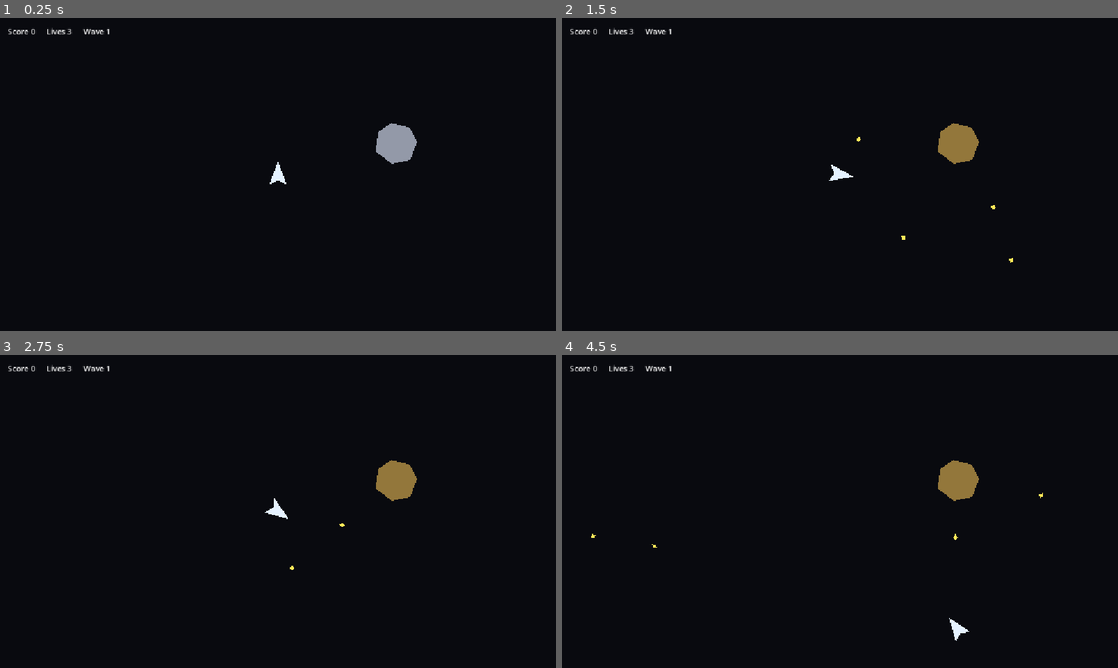
Above: before the commit, frames 1-4 (two rows, left to right).
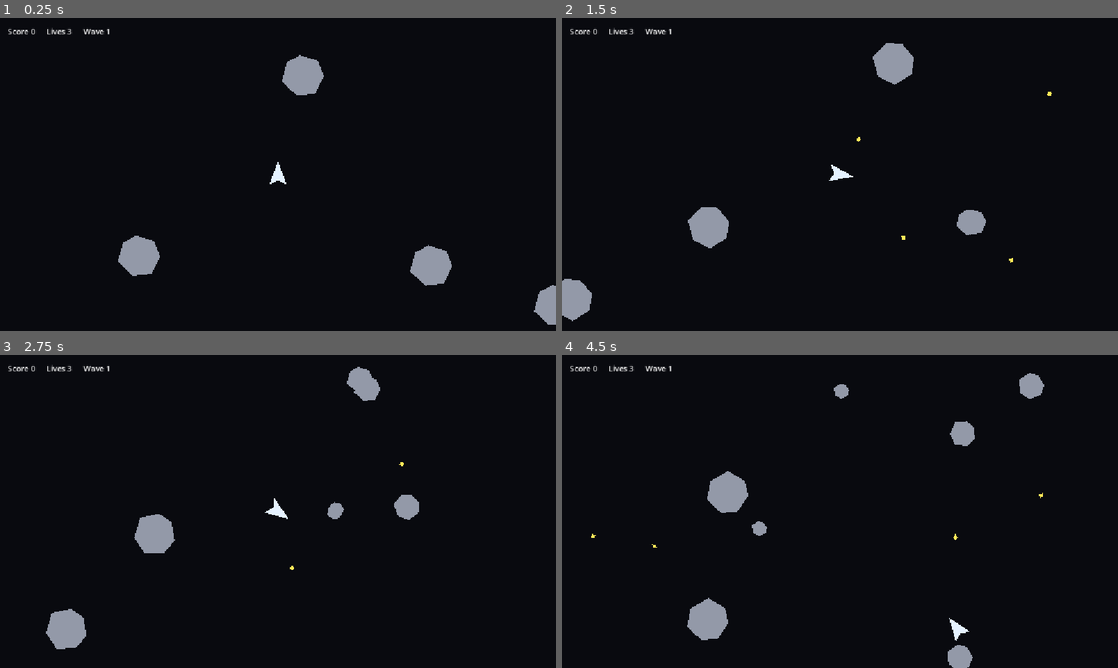
Above: after the commit, the same moments.

Repository: mule/asteroids-android-godot
Game: Godot game, scene res://scenes/game/Main.tscn
Two runs of this game, one before a commit and one after it. Both use one fixed random seed, a clock stepped at 60 frames per second and the inputs below.
Inputs:
- Up to frame 1 (0.25 s): no input
- Up to frame 2 (1.5 s): hold Right (rotate_right) 0.53-1.28 s; hold Space (shoot) 0.53-1.28 s; hold Left (rotate_left) from 1.28 s (still down); tap Space (shoot) at 1.35 s
- Up to frame 3 (2.75 s): release Left (rotate_left) at 2.03 s; hold Right (rotate_right) from 2.03 s (still down); hold Space (shoot) from 2.03 s (still down)
- Up to frame 4 (4.5 s): release Right (rotate_right) at 2.78 s; release Space (shoot) at 2.78 s; hold Up (thrust) 2.78-3.53 s; tap Space (shoot) at 2.85, 4.35 s; hold Space (shoot) 3.53-4.28 s; hold Left (rotate_left) from 3.53 s (still down)

The runs differ from the first frame. In frame 1, 3.2% of the frame differs, in the area x 21-100%, y 11-98%; in frame 2, 3.0%; in frame 3, 2.9%; in frame 4, 3.1%.

Commit message:
Implement asteroid spawning and splitting

Diff:
--- a/scenes/game/Game.tscn
+++ b/scenes/game/Game.tscn
@@ -11,6 +11,7 @@
 
 [node name="Game" type="Node2D"]
 script = ExtResource("1_m6aai")
+asteroid_scene = ExtResource("3_tct56")
 bullet_scene = ExtResource("4_1nphu")
 
 [node name="Background" type="ColorRect" parent="."]
@@ -32,7 +33,4 @@
 [node name="PlayerShip" parent="Entities" instance=ExtResource("2_mgmqj")]
 position = Vector2(576, 324)
 
-[node name="Asteroid" parent="Entities" instance=ExtResource("3_tct56")]
-position = Vector2(820, 260)
-
 [node name="Hud" parent="." instance=ExtResource("5_nl3g0")]
--- a/scripts/asteroid.gd
+++ b/scripts/asteroid.gd
@@ -1,16 +1,96 @@
 extends Area2D
 
 
-signal bullet_hit(bullet: Area2D)
+signal destroyed(asteroid: Area2D, size_tier: int, hit_position: Vector2, incoming_velocity: Vector2)
 
+enum AsteroidSize {
+	LARGE,
+	MEDIUM,
+	SMALL,
+}
+
+@export_enum("Large", "Medium", "Small") var size_tier: int = AsteroidSize.LARGE
 @export var drift_speed: float = 90.0
 @export var rotation_speed_degrees: float = 25.0
+@export var wrap_margin: float = 48.0
+
+@onready var rock_shape: Polygon2D = $RockShape
+@onready var collision_shape: CollisionShape2D = $CollisionShape2D
+
+var velocity: Vector2 = Vector2.ZERO
 
 
 func _ready() -> void:
-	pass
+	_apply_size_tier()
+
+
+func _physics_process(delta: float) -> void:
+	position += velocity * delta
+	rotation += deg_to_rad(rotation_speed_degrees) * delta
+	_wrap_to_visible_viewport()
+
+
+func setup(tier: int, initial_velocity: Vector2) -> void:
+	size_tier = tier
+	velocity = initial_velocity
+
+	if is_node_ready():
+		_apply_size_tier()
+
+
+func get_next_size_tier() -> int:
+	return size_tier + 1
+
+
+func can_split() -> bool:
+	return size_tier < AsteroidSize.SMALL
 
 
 func handle_bullet_hit(bullet: Area2D) -> void:
-	bullet_hit.emit(bullet)
-	modulate = Color(1.0, 0.78, 0.35, 1.0)
+	destroyed.emit(self, size_tier, global_position, velocity)
+	queue_free()
+
+
+func _apply_size_tier() -> void:
+	rock_shape.scale = Vector2.ONE * _get_visual_scale()
+
+	if collision_shape.shape is CircleShape2D:
+		var circle_shape := collision_shape.shape.duplicate() as CircleShape2D
+		circle_shape.radius = _get_collision_radius()
+		collision_shape.shape = circle_shape
+
+
+func _get_visual_scale() -> float:
+	match size_tier:
+		AsteroidSize.LARGE:
+			return 1.0
+		AsteroidSize.MEDIUM:
+			return 0.62
+		_:
+			return 0.36
+
+
+func _get_collision_radius() -> float:
+	match size_tier:
+		AsteroidSize.LARGE:
+			return 44.0
+		AsteroidSize.MEDIUM:
+			return 28.0
+		_:
+			return 16.0
+
+
+func _wrap_to_visible_viewport() -> void:
+	var viewport_rect := get_viewport_rect()
+	var min_position := viewport_rect.position - Vector2.ONE * wrap_margin
+	var max_position := viewport_rect.position + viewport_rect.size + Vector2.ONE * wrap_margin
+
+	if position.x < min_position.x:
+		position.x = max_position.x
+	elif position.x > max_position.x:
+		position.x = min_position.x
+
+	if position.y < min_position.y:
+		position.y = max_position.y
+	elif position.y > max_position.y:
+		position.y = min_position.y
--- a/scripts/game.gd
+++ b/scripts/game.gd
@@ -1,17 +1,30 @@
 extends Node2D
 
 
+const ASTEROID_LARGE := 0
+const ASTEROID_MEDIUM := 1
+const ASTEROID_SMALL := 2
+
+@export var asteroid_scene: PackedScene
 @export var bullet_scene: PackedScene
 @export var starting_score: int = 0
 @export var starting_lives: int = 3
 @export var starting_wave: int = 1
+@export var initial_asteroid_count: int = 4
+@export var spawn_safe_radius: float = 180.0
+@export var split_child_count: int = 2
+@export var random_seed: int = 1729
 
 @onready var entities: Node2D = $Entities
 @onready var player_ship: Area2D = $Entities/PlayerShip
 
+var random := RandomNumberGenerator.new()
+
 
 func _ready() -> void:
+	random.seed = random_seed
 	player_ship.shoot_requested.connect(_on_player_ship_shoot_requested)
+	_spawn_initial_asteroids()
 
 
 func _on_player_ship_shoot_requested(
@@ -25,3 +38,96 @@
 
 	if bullet.has_method("launch"):
 		bullet.launch(direction, inherited_velocity)
+
+
+func _spawn_initial_asteroids() -> void:
+	for index in initial_asteroid_count:
+		var spawn_position := _get_safe_spawn_position(index)
+		var velocity := _get_random_asteroid_velocity(ASTEROID_LARGE)
+		_spawn_asteroid(ASTEROID_LARGE, spawn_position, velocity)
+
+
+func _spawn_asteroid(size_tier: int, spawn_position: Vector2, velocity: Vector2) -> Area2D:
+	var asteroid := asteroid_scene.instantiate() as Area2D
+	entities.add_child(asteroid)
+	asteroid.global_position = spawn_position
+
+	if asteroid.has_method("setup"):
+		asteroid.setup(size_tier, velocity)
+
+	if asteroid.has_signal("destroyed"):
+		asteroid.destroyed.connect(_on_asteroid_destroyed)
+
+	return asteroid
+
+
+func _on_asteroid_destroyed(
+	asteroid: Area2D,
+	size_tier: int,
+	hit_position: Vector2,
+	incoming_velocity: Vector2
+) -> void:
+	if size_tier >= ASTEROID_SMALL:
+		return
+
+	var next_size := size_tier + 1
+
+	for index in split_child_count:
+		var velocity := _get_split_velocity(next_size, incoming_velocity, index)
+		_spawn_asteroid(next_size, hit_position, velocity)
+
+
+func _get_safe_spawn_position(index: int) -> Vector2:
+	var viewport_rect := get_viewport_rect()
+
+	for attempt in 32:
+		var spawn_position := Vector2(
+			random.randf_range(viewport_rect.position.x, viewport_rect.end.x),
+			random.randf_range(viewport_rect.position.y, viewport_rect.end.y)
+		)
+
+		if spawn_position.distance_to(player_ship.global_position) >= spawn_safe_radius:
+			return spawn_position
+
+	var fallback_angle := TAU * float(index) / maxf(1.0, float(initial_asteroid_count))
+	var fallback_radius := spawn_safe_radius + 80.0
+	return player_ship.global_position + Vector2.RIGHT.rotated(fallback_angle) * fallback_radius
+
+
+func _get_random_asteroid_velocity(size_tier: int) -> Vector2:
+	var angle := random.randf_range(0.0, TAU)
+	var speed := random.randf_range(_get_min_speed(size_tier), _get_max_speed(size_tier))
+	return Vector2.RIGHT.rotated(angle) * speed
+
+
+func _get_split_velocity(size_tier: int, incoming_velocity: Vector2, index: int) -> Vector2:
+	var base_angle := incoming_velocity.angle()
+
+	if incoming_velocity.length_squared() <= 0.01:
+		base_angle = random.randf_range(0.0, TAU)
+
+	var spread := deg_to_rad(55.0)
+	var centered_index := float(index) - (float(split_child_count - 1) / 2.0)
+	var angle := base_angle + centered_index * spread + random.randf_range(-0.25, 0.25)
+	var speed := random.randf_range(_get_min_speed(size_tier), _get_max_speed(size_tier))
+	return Vector2.RIGHT.rotated(angle) * speed
+
+
+func _get_min_speed(size_tier: int) -> float:
+	match size_tier:
+		ASTEROID_LARGE:
+			return 45.0
+		ASTEROID_MEDIUM:
+			return 75.0
+		_:
+			return 110.0
+
+
+func _get_max_speed(size_tier: int) -> float:
+	match size_tier:
+		ASTEROID_LARGE:
+			return 105.0
+		ASTEROID_MEDIUM:
+			return 145.0
+		_:
+			return 190.0
